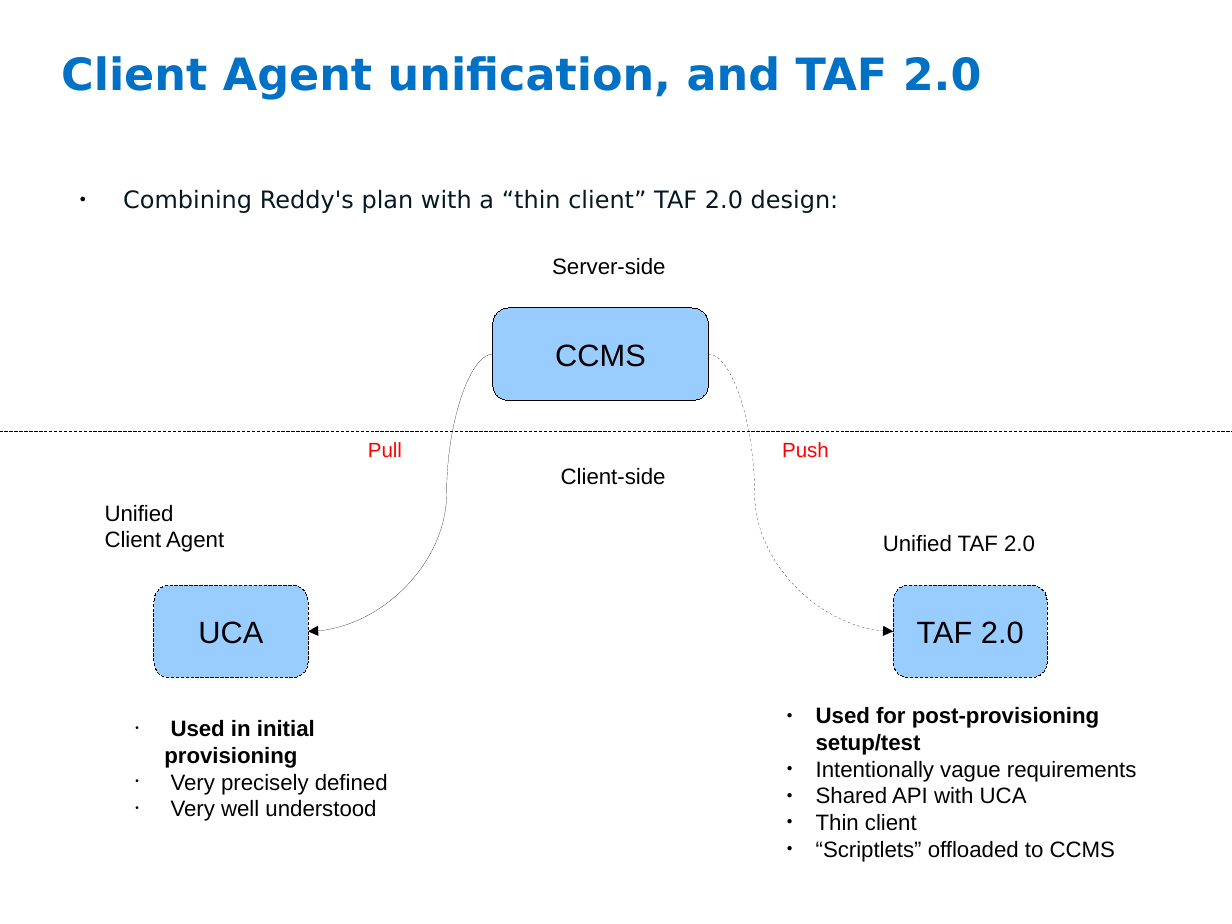
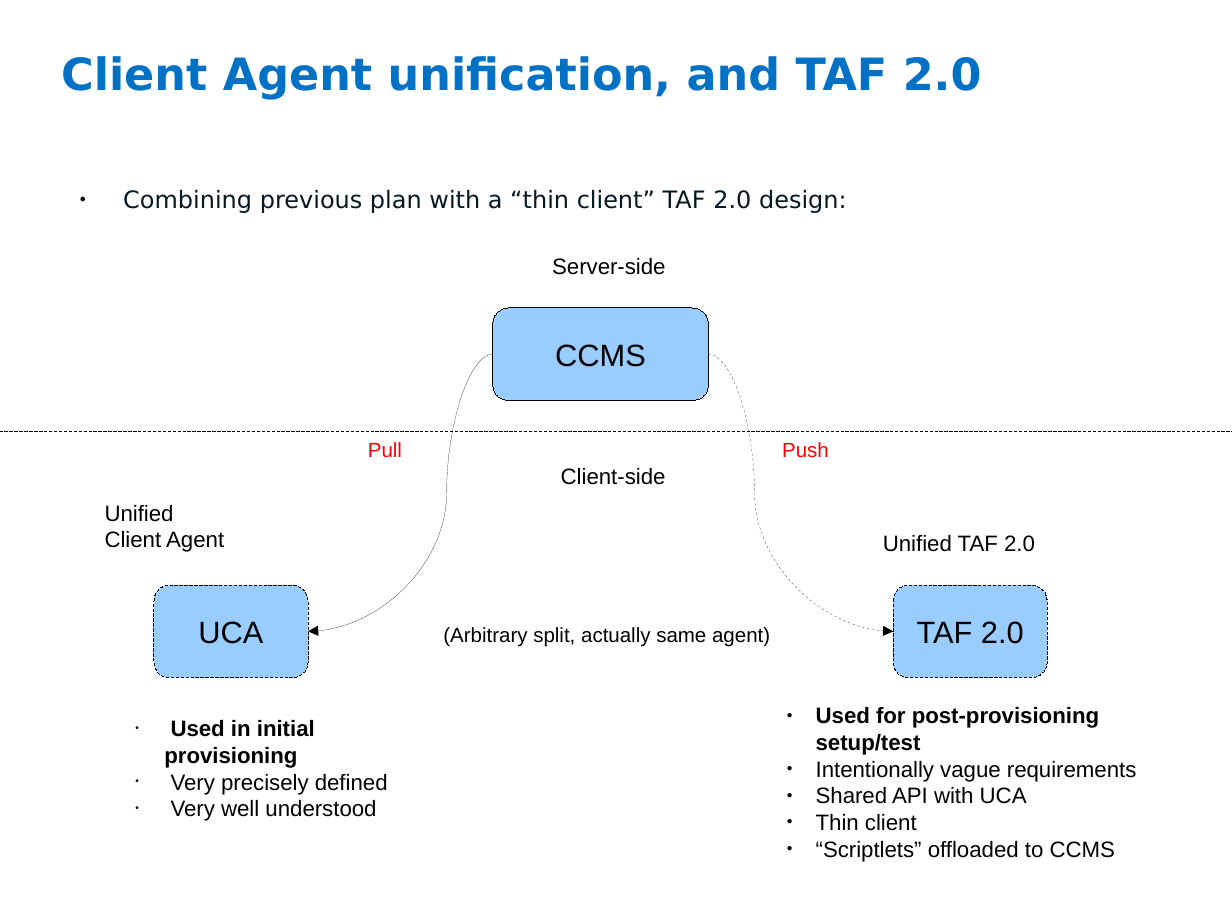
Before and after one commit to criswell/uca-gpl, a slide deck: slide 5 of docs/presentations/Unified_Codebase3.odp (slide 4 before the commit). Drawn at 1232x924 pixels with LibreOffice and Linux fonts; fonts in the diff are those of the drawing; background and template pictures are left out. Boxes give left, top, right and bottom in pixels: in the first picture for what was removed or moved away, otherwise in the second. Text is boxed around its words. In the diff, an @@ line names an element or a change of style, - is before the commit and + after.

```diff
--- a/docs/presentations/Unified_Codebase3.odp
+++ b/docs/presentations/Unified_Codebase3.odp
@@ text at box(123, 189, 847, 213): text changed @@
-● Combining Reddy's plan with a “thin client” TAF 2.0 design:
+● Combining previous plan with a “thin client” TAF 2.0 design:
@@ text added at box(443, 627, 770, 647), 12 pt, text #000000 @@
+(Arbitrary split, actually same agent)
```
Also in this commit, not shown: 1 other slide changed, 1 slide added.
